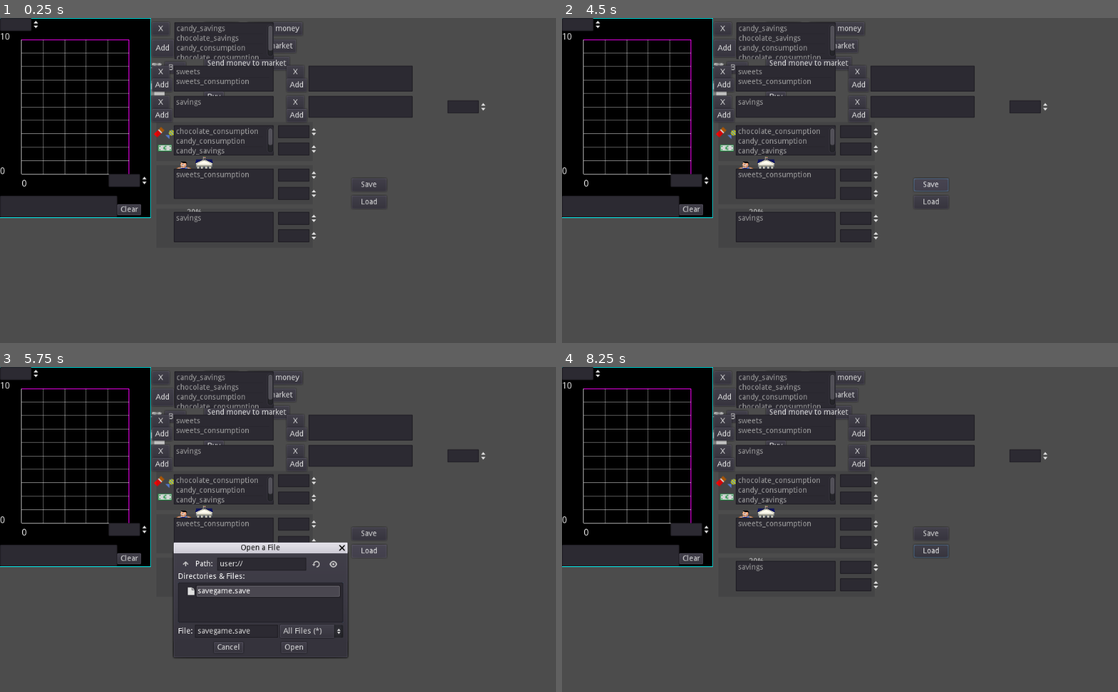
Above: before the commit, frames 1-4 (two rows, left to right).
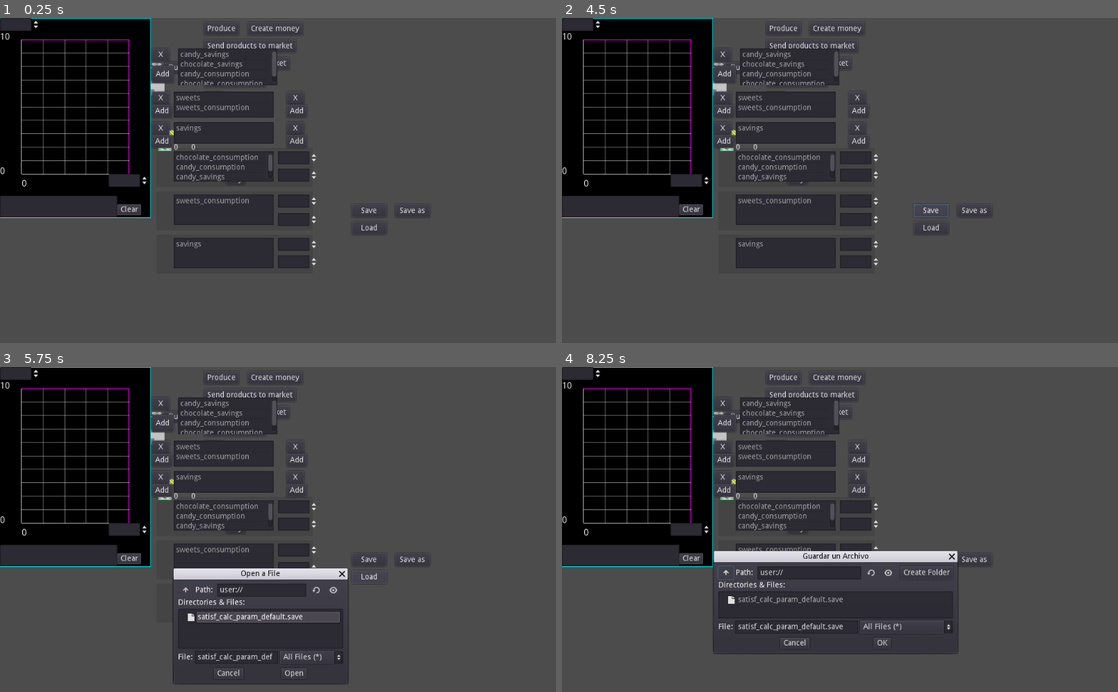
Above: after the commit, the same moments.

Repository: carlostgit/Fiat2
Game: Godot game, scene res://Fiat.tscn
Two runs of this game, one before a commit and one after it. Both use one fixed random seed, a clock stepped at 60 frames per second and the inputs below.
Inputs (mouse positions are in pixels of both pictures, inside the frame that each line leads up to):
- Up to frame 1 (0.25 s): no input
- Up to frame 2 (4.5 s): click "X" at 0.5 s; click "X" at 1.25 s; click "X" at 2 s; click "X" at 2.75 s; click "X" at 3.5 s; click "Save" at 4.25 s
- Up to frame 3 (5.75 s): click "Load" at 5 s
- Up to frame 4 (8.25 s): click (973, 558) at 5.75 s, where only the run after the commit has a clickable "Save as"; click (884, 643) at 6.5 s, where only the run after the commit has a clickable "OK"; click (884, 643) at 7.25 s, where only the run after the commit has a clickable "OK"; click (723, 571) at 8.02 s

The runs differ from the first frame. In frame 1, 12% of the frame differs, in the area x 27-88%, y 1-77%; in frame 2, 12%; in frame 3, 15%; in frame 4, 17%, in the area x 27-88%, y 1-89%.

Commit message:
Avanzo en el guardado y carga de PriceCalculationTesterScene

Diff:
--- a/PriceCalculation/PriceCalculationTesterScene.gd
+++ b/PriceCalculation/PriceCalculationTesterScene.gd
@@ -9,6 +9,7 @@
 const SatisfactionCalculator = preload("res://PriceCalculation/SatisfactionCalculator.gd")
 var _satisfaction_calculator_ref:SatisfactionCalculator = null
 var _satisfaction_calculator_copy:SatisfactionCalculator = null
+
 
 # Called when the node enters the scene tree for the first time.
 func _ready():
@@ -35,9 +36,14 @@
 	for comp_combo in satisf_calc.get_complementary_combos():
 		$CompCombosItemList.add_item(comp_combo)
 
+	$OptionsOfCompComboItemList.hide()
+
 	$SupCombosItemList.clear()
 	for sup_combo in satisf_calc.get_supplementary_combos():
 		$SupCombosItemList.add_item(sup_combo)
+
+	$OptionsOfSupComboItemList.hide()
+	$WeightOfOptionOfSupComboSpinBox.hide()
 
 	$SatisfCurvesForOptions/SatisfCurvesItemList.clear()
 	for satisf_curve in satisf_calc.get_satisfaction_curves_of_options():
@@ -249,6 +255,11 @@
 	for option in options:
 		$OptionsOfCompComboItemList.add_item(option)
 
+	if index>= 0:
+		$OptionsOfCompComboItemList.show()
+	else:
+		$OptionsOfCompComboItemList.hide()
+
 func _on_SupCombosItemList_item_selected(index):
 	var sup_combo:String = $SupCombosItemList.get_item_text(index)
 	var options:Array = _satisfaction_calculator_copy.get_options_from_supplementary_combo(sup_combo)
@@ -256,6 +267,12 @@
 	for option in options:
 		$OptionsOfSupComboItemList.add_item(option)
 #		get_weighted_options_from_supplementary_combo
+
+	if index>= 0:
+		$OptionsOfSupComboItemList.show()
+	else:
+		$OptionsOfSupComboItemList.hide()
+
 
 func _on_OptionsOfSupComboItemList_item_selected(index):
 	var option:String = $OptionsOfSupComboItemList.get_item_text(index)
@@ -268,6 +285,8 @@
 			var weight:float = weighted_options[option]
 			$WeightOfOptionOfSupComboSpinBox.set_value(weight)
 
+	if index>= 0:
+		$WeightOfOptionOfSupComboSpinBox.show()
 
 
 func _on_OptionsItemList_nothing_selected():
@@ -432,64 +451,56 @@
 		var combo_text:String = $SupCombosItemList.get_item_text(select_combo[0])
 		var option_text:String = $OptionsOfSupComboItemList.get_item_text(select_option[0])
 		_satisfaction_calculator_copy.set_weight_of_option_in_sup_combo(combo_text,option_text,value)
-		update_satisfaction_calculator_data()
-		$SupCombosItemList.select(select_combo[0])
-		$OptionsOfSupComboItemList.select(select_option[0])
+#		update_satisfaction_calculator_data()
+#		$SupCombosItemList.select(select_combo[0])
+#		$OptionsOfSupComboItemList.select(select_option[0])
 #		var value_debug:float = _satisfaction_calculator_copy.get_weight_of_option_in_sup_combo(combo_text,option_text)
 
 
 func _on_SaveButton_pressed():
+	save("user://satisf_calc_param_default.save")
+#	var saved_dict = self._satisfaction_calculator_copy.save()
+
+#	var satisfaction_calculator_new:SatisfactionCalculator = SatisfactionCalculator.new()
+#	satisfaction_calculator_new.from_dict(saved_dict)
+#
+#	var saved_dict_new = satisfaction_calculator_new.save()
+
+#	var save_game = File.new()
+#	save_game.open("user://savegame.save", File.WRITE)
+##	var json:String = to_json(saved_dict_new)
+#	var json:String = to_json(saved_dict)
+#	save_game.store_line(json)
+#	save_game.close()
+
+
+
+#	var save_game_new = File.new()
+#	if not save_game_new.file_exists("user://savegame.save"):
+#		return
+#	save_game_new.open("user://savegame.save", File.READ)
+#	var loaded_string:String = ""
+##
+#	loaded_string = save_game_new.get_as_text()
+#
+#	var loaded_dict:Dictionary = parse_json(loaded_string)
+#	print("loaded_dict:")
+#	print(loaded_dict)
+#	save_game_new.close()
+
+func save(file_path_arg:String):
 	var saved_dict = self._satisfaction_calculator_copy.save()
-
-	print("chocolate_consumption:")
-	print(_satisfaction_calculator_copy.get_option_max_satisfaction("chocolate_consumption"))
-
-	var satisfaction_calculator_new:SatisfactionCalculator = SatisfactionCalculator.new()
-	satisfaction_calculator_new.from_dict(saved_dict)
-
-	var saved_dict_new = satisfaction_calculator_new.save()
-
-	print("Original:")
-	print(saved_dict)
-#	print("Nuevo:")
-#	print(saved_dict_new)
-
 	var save_game = File.new()
-	save_game.open("user://savegame.save", File.WRITE)
-	var json:String = to_json(saved_dict_new)
-#	print("JSON")
-#	print(json)
+#	var file_path = "user://"+file_name_arg
+	save_game.open(file_path_arg, File.WRITE)
+#	var json:String = to_json(saved_dict_new)
+	var json:String = to_json(saved_dict)
 	save_game.store_line(json)
 	save_game.close()
 
-	var save_game_new = File.new()
-	if not save_game_new.file_exists("user://savegame.save"):
-		return
-	save_game_new.open("user://savegame.save", File.READ)
-	var loaded_string:String = ""
-#	while save_game_new.get_position() < save_game_new.get_len():
-#		# Get the saved dictionary from the next line in the save file
-#		loaded_string += save_game_new.get_line()
-#
-	loaded_string = save_game_new.get_as_text()
-
-	var loaded_dict:Dictionary = parse_json(loaded_string)
-	print("loaded_dict:")
-	print(loaded_dict)
-	save_game_new.close()
-
-#	TODO hacer el load y save
-#	pass # Replace with function body.
-
-
 
 func _on_LoadButton_pressed():
-	$LoadFileDialog.set_current_dir("user://")
-	$LoadFileDialog.set_current_path("user://")
-
-#	$LoadFileDialog.show_modal(true)
 	$LoadFileDialog.popup()
-#	pass # Replace with function body.
 
 
 func _on_LoadFileDialog_file_selected(path):
@@ -498,10 +509,9 @@
 		return
 	save_game_new.open(path, File.READ)
 	var loaded_string:String = save_game_new.get_as_text()
-
 	var loaded_dict:Dictionary = parse_json(loaded_string)
-	print("loaded_dict:")
-	print(loaded_dict)
+#	print("loaded_dict:")
+#	print(loaded_dict)
 	save_game_new.close()
 
 	var satisfaction_calculator_new:SatisfactionCalculator = SatisfactionCalculator.new()
@@ -511,3 +521,12 @@
 
 	self._satisfaction_calculator_copy = satisfaction_calculator_new
 	self.update_satisfaction_calculator_data()
+
+
+func _on_SaveAsButton_pressed():
+	$SaveAsFileDialog.popup()
+
+
+
+func _on_SaveAsFileDialog_file_selected(path):
+	save(path)
--- a/PriceCalculation/PriceCalculationTesterScene.tscn
+++ b/PriceCalculation/PriceCalculationTesterScene.tscn
@@ -20,16 +20,19 @@
 }
 
 [node name="OptionsItemList" type="ItemList" parent="."]
-margin_left = 321.0
-margin_top = 8.0
-margin_right = 504.0
-margin_bottom = 76.0
+margin_left = 328.0
+margin_top = 56.0
+margin_right = 511.0
+margin_bottom = 124.0
+__meta__ = {
+"_edit_use_anchors_": false
+}
 
 [node name="DeleteOption" type="Button" parent="."]
 margin_left = 280.0
-margin_top = 8.0
+margin_top = 56.0
 margin_right = 312.0
-margin_bottom = 32.0
+margin_bottom = 80.0
 text = "X"
 __meta__ = {
 "_edit_use_anchors_": false
@@ -37,9 +40,9 @@
 
 [node name="AddOption" type="Button" parent="."]
 margin_left = 280.0
-margin_top = 40.0
+margin_top = 88.0
 margin_right = 320.0
-margin_bottom = 72.0
+margin_bottom = 120.0
 text = "Add"
 __meta__ = {
 "_edit_use_anchors_": false
@@ -47,18 +50,18 @@
 
 [node name="CompCombosItemList" type="ItemList" parent="."]
 margin_left = 320.0
-margin_top = 88.0
+margin_top = 136.0
 margin_right = 504.0
-margin_bottom = 136.0
+margin_bottom = 184.0
 __meta__ = {
 "_edit_use_anchors_": false
 }
 
 [node name="DeleteCompCombo" type="Button" parent="."]
 margin_left = 280.0
-margin_top = 88.0
+margin_top = 136.0
 margin_right = 312.0
-margin_bottom = 112.0
+margin_bottom = 160.0
 text = "X"
 __meta__ = {
 "_edit_use_anchors_": false
@@ -66,9 +69,9 @@
 
 [node name="DeleteSupCombo" type="Button" parent="."]
 margin_left = 280.0
-margin_top = 144.0
+margin_top = 192.0
 margin_right = 312.0
-margin_bottom = 168.0
+margin_bottom = 216.0
 text = "X"
 __meta__ = {
 "_edit_use_anchors_": false
@@ -76,9 +79,9 @@
 
 [node name="AddCompCombo" type="Button" parent="."]
 margin_left = 280.0
-margin_top = 112.0
-margin_right = 312.0
-margin_bottom = 136.0
+margin_top = 160.0
+margin_right = 317.0
+margin_bottom = 184.0
 text = "Add"
 __meta__ = {
 "_edit_use_anchors_": false
@@ -86,9 +89,9 @@
 
 [node name="AddSupCombo" type="Button" parent="."]
 margin_left = 280.0
-margin_top = 168.0
+margin_top = 216.0
 margin_right = 317.0
-margin_bottom = 192.0
+margin_bottom = 240.0
 text = "Add"
 __meta__ = {
 "_edit_use_anchors_": false
@@ -96,18 +99,18 @@
 
 [node name="OptionsOfCompComboItemList" type="ItemList" parent="."]
 margin_left = 568.0
-margin_top = 88.0
+margin_top = 136.0
 margin_right = 760.0
-margin_bottom = 136.0
+margin_bottom = 184.0
 __meta__ = {
 "_edit_use_anchors_": false
 }
 
 [node name="DeleteOptionOfCompCombo" type="Button" parent="."]
 margin_left = 528.0
-margin_top = 88.0
+margin_top = 136.0
 margin_right = 560.0
-margin_bottom = 112.0
+margin_bottom = 160.0
 text = "X"
 __meta__ = {
 "_edit_use_anchors_": false
@@ -115,9 +118,9 @@
 
 [node name="DeleteOptionOfSupCombo" type="Button" parent="."]
 margin_left = 528.0
-margin_top = 144.0
+margin_top = 192.0
 margin_right = 560.0
-margin_bottom = 168.0
+margin_bottom = 216.0
 text = "X"
 __meta__ = {
 "_edit_use_anchors_": false
@@ -125,9 +128,9 @@
 
 [node name="AddOptionOfCompCombo" type="Button" parent="."]
 margin_left = 528.0
-margin_top = 112.0
+margin_top = 160.0
 margin_right = 565.0
-margin_bottom = 136.0
+margin_bottom = 184.0
 text = "Add"
 __meta__ = {
 "_edit_use_anchors_": false
@@ -135,9 +138,9 @@
 
 [node name="AddOptionOfSupCombo" type="Button" parent="."]
 margin_left = 528.0
-margin_top = 168.0
+margin_top = 216.0
 margin_right = 565.0
-margin_bottom = 192.0
+margin_bottom = 240.0
 text = "Add"
 __meta__ = {
 "_edit_use_anchors_": false
@@ -145,24 +148,27 @@
 
 [node name="SupCombosItemList" type="ItemList" parent="."]
 margin_left = 320.0
-margin_top = 144.0
+margin_top = 192.0
 margin_right = 504.0
-margin_bottom = 184.0
+margin_bottom = 232.0
+__meta__ = {
+"_edit_use_anchors_": false
+}
 
 [node name="OptionsOfSupComboItemList" type="ItemList" parent="."]
 margin_left = 568.0
-margin_top = 144.0
+margin_top = 192.0
 margin_right = 760.0
-margin_bottom = 184.0
+margin_bottom = 232.0
 __meta__ = {
 "_edit_use_anchors_": false
 }
 
 [node name="WeightOfOptionOfSupComboSpinBox" type="SpinBox" parent="."]
 margin_left = 824.0
-margin_top = 152.0
+margin_top = 200.0
 margin_right = 898.0
-margin_bottom = 176.0
+margin_bottom = 224.0
 step = 0.01
 __meta__ = {
 "_edit_use_anchors_": false
@@ -171,9 +177,9 @@
 [node name="SatisfCurvesForOptions" type="Panel" parent="."]
 self_modulate = Color( 1, 1, 1, 0.196078 )
 margin_left = 288.0
-margin_top = 192.0
+margin_top = 240.0
 margin_right = 576.0
-margin_bottom = 264.0
+margin_bottom = 312.0
 
 [node name="SatisfCurvesItemList" type="ItemList" parent="SatisfCurvesForOptions"]
 margin_left = 32.0
@@ -205,9 +211,9 @@
 [node name="SatisfCurvesForCompCombos" type="Panel" parent="."]
 self_modulate = Color( 1, 1, 1, 0.196078 )
 margin_left = 288.0
-margin_top = 272.0
+margin_top = 320.0
 margin_right = 576.0
-margin_bottom = 344.0
+margin_bottom = 392.0
 __meta__ = {
 "_edit_use_anchors_": false
 }
@@ -242,9 +248,9 @@
 [node name="SatisfCurvesForSupCombos" type="Panel" parent="."]
 self_modulate = Color( 1, 1, 1, 0.196078 )
 margin_left = 288.0
-margin_top = 352.0
+margin_top = 400.0
 margin_right = 576.0
-margin_bottom = 424.0
+margin_bottom = 472.0
 
 [node name="SatisfCurvesForSupCombosItemList" type="ItemList" parent="SatisfCurvesForSupCombos"]
 margin_left = 32.0
@@ -334,11 +340,10 @@
 margin_bottom = 44.0
 
 [node name="NewCompComboAcceptDialog" type="AcceptDialog" parent="."]
-visible = true
 margin_left = 56.0
-margin_top = 88.0
-margin_right = 282.0
-margin_bottom = 168.0
+margin_top = 136.0
+margin_right = 285.0
+margin_bottom = 216.0
 window_title = "New complementary combo"
 script = ExtResource( 5 )
 __meta__ = {
@@ -352,11 +357,10 @@
 margin_bottom = 44.0
 
 [node name="NewSupComboAcceptDialog" type="AcceptDialog" parent="."]
-visible = true
 margin_left = 56.0
-margin_top = 152.0
+margin_top = 200.0
 margin_right = 285.0
-margin_bottom = 232.0
+margin_bottom = 280.0
 window_title = "New supplementary combo"
 script = ExtResource( 7 )
 __meta__ = {
@@ -370,11 +374,10 @@
 margin_bottom = 44.0
 
 [node name="NewOptionOfCompComboAcceptDialog" type="AcceptDialog" parent="."]
-visible = true
 margin_left = 248.0
-margin_top = 88.0
+margin_top = 136.0
 margin_right = 522.0
-margin_bottom = 168.0
+margin_bottom = 216.0
 window_title = "New complementary combo option"
 script = ExtResource( 6 )
 __meta__ = {
@@ -388,11 +391,10 @@
 margin_bottom = 44.0
 
 [node name="NewOptionOfSupComboAcceptDialog" type="AcceptDialog" parent="."]
-visible = true
 margin_left = 248.0
-margin_top = 152.0
+margin_top = 200.0
 margin_right = 522.0
-margin_bottom = 232.0
+margin_bottom = 280.0
 window_title = "New supplementary combo option"
 script = ExtResource( 8 )
 __meta__ = {
@@ -407,17 +409,16 @@
 
 [node name="SaveButton" type="Button" parent="."]
 margin_left = 648.0
-margin_top = 296.0
+margin_top = 344.0
 margin_right = 712.0
-margin_bottom = 320.0
+margin_bottom = 368.0
 text = "Save"
 
 [node name="LoadFileDialog" type="FileDialog" parent="."]
-visible = true
 margin_left = 320.0
-margin_top = 344.0
+margin_top = 392.0
 margin_right = 640.0
-margin_bottom = 536.0
+margin_bottom = 584.0
 rect_min_size = Vector2( 150, 52.5 )
 window_title = "Abrir un Archivo"
 mode = 0
@@ -427,10 +428,33 @@
 
 [node name="LoadButton" type="Button" parent="."]
 margin_left = 648.0
-margin_top = 328.0
+margin_top = 376.0
 margin_right = 712.0
-margin_bottom = 352.0
+margin_bottom = 400.0
 text = "Load"
+
+[node name="SaveAsButton" type="Button" parent="."]
+margin_left = 728.0
+margin_top = 344.0
+margin_right = 792.0
+margin_bottom = 368.0
+text = "Save as"
+
+[node name="SaveAsFileDialog" type="FileDialog" parent="."]
+visible = true
+margin_left = 280.0
+margin_top = 360.0
+margin_right = 728.0
+margin_bottom = 528.0
+rect_min_size = Vector2( 150, 52.5 )
+window_title = "Guardar un Archivo"
+access = 1
+current_dir = "user://"
+current_file = "satisf_calc_param_default.save"
+current_path = "user://satisf_calc_param_default.save"
+__meta__ = {
+"_edit_use_anchors_": false
+}
 [connection signal="item_selected" from="OptionsItemList" to="." method="_on_OptionsItemList_item_selected"]
 [connection signal="nothing_selected" from="OptionsItemList" to="." method="_on_OptionsItemList_nothing_selected"]
 [connection signal="pressed" from="DeleteOption" to="." method="_on_DeleteOption_pressed"]
@@ -481,3 +505,5 @@
 [connection signal="pressed" from="SaveButton" to="." method="_on_SaveButton_pressed"]
 [connection signal="file_selected" from="LoadFileDialog" to="." method="_on_LoadFileDialog_file_selected"]
 [connection signal="pressed" from="LoadButton" to="." method="_on_LoadButton_pressed"]
+[connection signal="pressed" from="SaveAsButton" to="." method="_on_SaveAsButton_pressed"]
+[connection signal="file_selected" from="SaveAsFileDialog" to="." method="_on_SaveAsFileDialog_file_selected"]
--- a/PriceCalculation/SatisfactionCalculator.gd
+++ b/PriceCalculation/SatisfactionCalculator.gd
@@ -749,7 +749,6 @@
 func from_dict(saved_dict:Dictionary):
 	for dic_key in saved_dict:
 
-
 		if dic_key == "_options":
 			_options.clear()
 			_options = saved_dict[dic_key]
@@ -774,7 +773,6 @@
 				satisf_curve.from_dict(option_satisf[option])
 				_option_satisf_curve_dict[option] = satisf_curve
 
-
 		if dic_key == "_complementary_combo_satisf_curve_dict":
 			_complementary_combo_satisf_curve_dict.clear()
 			var option_satisf:Dictionary = saved_dict[dic_key]
